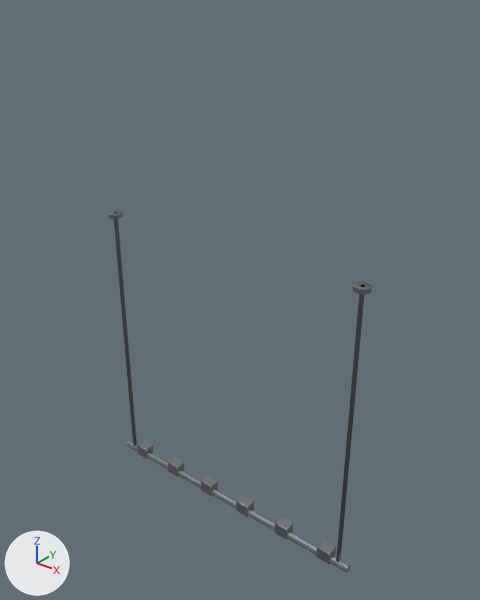
The glTF model games/deux-tabliers/assets/modeles/station_ticket_rail.glb as it was, and as the next commit left it.
The view is the same before and after, from a 50 mm lens placed at (0.942, -1.113, 0.562), pointed at (0.028, 0.031, -0.147). The axes (+X, +Y, +Z) are drawn at lower left. The lights are the same throughout. The picture after the commit comes second. Vertices at exactly the same position are counted once.

Script lines for the objects in view, before the commit:
```python
me_station_ticket_rail = bpy.data.meshes.new('station_ticket_rail')
me_station_ticket_rail.from_pydata(...)  # 216 vertices, 388 faces; spans x -0.4..0.4, y -0.02..0.022, z -0.782..0.0
me_station_ticket_rail.materials.append(mat_dt_meubles)
ob_station_ticket_rail = bpy.data.objects.new('station_ticket_rail', me_station_ticket_rail)
ob_station_ticket_rail.location = (0.0, 0.0, 0.0)
```
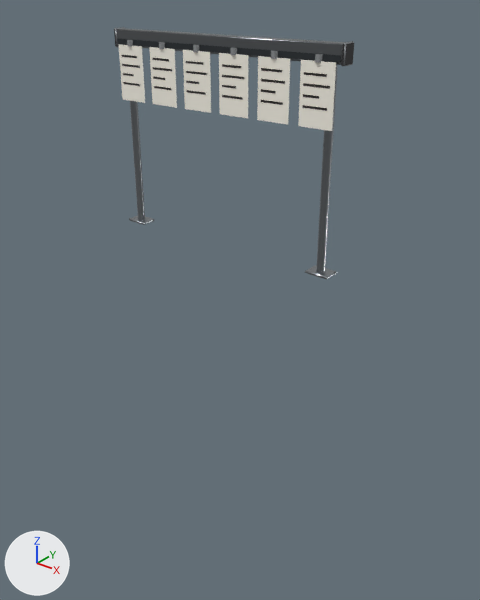
The change, as a list of edits to the scene's bpy script:
```text
Change me_station_ticket_rail:
    remove me_station_ticket_rail.from_pydata(...)  # 216 vertices, 388 faces; spans x -0.4..0.4, y -0.02..0.022, z -0.782..0.0
    add me_station_ticket_rail.from_pydata(...)  # 240 vertices, 424 faces; spans x -0.304..0.304, y -0.022..0.02, z 0.0..0.458
    me_station_ticket_rail part 1: a new loose piece, a 10-sided cylinder along z spanning x -0.279..-0.261, y -0.009..0.009, z 0.006..0.42, in mat_dt_meubles
    me_station_ticket_rail part 2: a new loose piece, a 10-sided cylinder along z spanning x 0.261..0.279, y -0.009..0.009, z 0.006..0.42, in mat_dt_meubles
    me_station_ticket_rail part 3: a new loose piece, a box spanning x -0.294..0.294, y -0.0152..-0.0138, z 0.424..0.436, in mat_dt_meubles
    me_station_ticket_rail part 4: the loose piece of 24 vertices spanning x -0.35..-0.31, y -0.01..0.022, z -0.782..-0.745 is scaled about its middle by (0.145, 1, 1.09), then moved by (0.03, -0.006, 1.202)
    me_station_ticket_rail part 5: the loose piece of 24 vertices spanning x 0.31..0.35, y -0.01..0.022, z -0.782..-0.745 is scaled about its middle by (0.145, 1, 1.09), then moved by (-0.03, -0.006, 1.202)
    me_station_ticket_rail part 6: a new loose piece, a 6-sided cylinder along z spanning x -0.157..-0.142, y -0.022..-0.01, z 0.422..0.436, in mat_dt_meubles
    me_station_ticket_rail part 7: a new loose piece, a 6-sided cylinder along z spanning x -0.058..-0.043, y -0.022..-0.01, z 0.422..0.436, in mat_dt_meubles
    me_station_ticket_rail part 8: a new loose piece, a 6-sided cylinder along z spanning x 0.043..0.058, y -0.022..-0.01, z 0.422..0.436, in mat_dt_meubles
    me_station_ticket_rail part 9: a new loose piece, a 6-sided cylinder along z spanning x 0.142..0.157, y -0.022..-0.01, z 0.422..0.436, in mat_dt_meubles
    me_station_ticket_rail part 10: a new loose piece, a 6-sided cylinder along z spanning x 0.243..0.257, y -0.022..-0.01, z 0.422..0.436, in mat_dt_meubles
    me_station_ticket_rail part 11: a new loose piece of 24 vertices spanning x -0.298..-0.242, y -0.02..0.02, z 0.0..0.006, in mat_dt_meubles
    me_station_ticket_rail part 12: a new loose piece of 24 vertices spanning x 0.242..0.298, y -0.02..0.02, z 0.0..0.006, in mat_dt_meubles
    me_station_ticket_rail part 13: a new loose piece of 24 vertices spanning x -0.3..0.3, y -0.014..0.014, z 0.42..0.456, in mat_dt_meubles
    me_station_ticket_rail part 14: 9 loose pieces with 168 vertices, spanning x -0.4..0.4, y -0.02..0.022, z -0.782..0.0, are deleted
    other edits to the shape of me_station_ticket_rail do not show in these pictures
Add ob_ticket_5:
    ob_ticket_5 = bpy.data.objects.new('ticket_5', me_ticket_5)  # 24 vertices, 20 faces; spans x 0.212..0.288, y -0.0187..-0.0175, z 0.302..0.424
    ob_ticket_5.location = (0.0, 0.0, 0.0)
Add ob_ticket_4:
    ob_ticket_4 = bpy.data.objects.new('ticket_4', me_ticket_4)  # 24 vertices, 20 faces; spans x 0.112..0.188, y -0.0187..-0.0175, z 0.302..0.424
    ob_ticket_4.location = (0.0, 0.0, 0.0)
Add ob_ticket_3:
    ob_ticket_3 = bpy.data.objects.new('ticket_3', me_ticket_3)  # 24 vertices, 20 faces; spans x 0.012..0.088, y -0.0187..-0.0175, z 0.302..0.424
    ob_ticket_3.location = (0.0, 0.0, 0.0)
Add ob_ticket_2:
    ob_ticket_2 = bpy.data.objects.new('ticket_2', me_ticket_2)  # 24 vertices, 20 faces; spans x -0.088..-0.012, y -0.0187..-0.0175, z 0.302..0.424
    ob_ticket_2.location = (0.0, 0.0, 0.0)
Add ob_ticket_1:
    ob_ticket_1 = bpy.data.objects.new('ticket_1', me_ticket_1)  # 24 vertices, 20 faces; spans x -0.188..-0.112, y -0.0187..-0.0175, z 0.302..0.424
    ob_ticket_1.location = (0.0, 0.0, 0.0)
Add ob_ticket_0:
    ob_ticket_0 = bpy.data.objects.new('ticket_0', me_ticket_0)  # 24 vertices, 20 faces; spans x -0.288..-0.212, y -0.0187..-0.0175, z 0.302..0.424
    ob_ticket_0.location = (0.0, 0.0, 0.0)
```

Location of each change, [x1, y1, x2, y2] in pixels of the pictures (480 x 600 px; the box of a moved part takes in the faces that stretch with it):
'station_ticket_rail', reshaped (9% narrower, 30% shorter)
    before: [108, 211, 372, 573]
    after: [114, 27, 354, 279]
'ticket_5', added
    after: [298, 60, 336, 131]
'ticket_4', added
    after: [257, 56, 290, 124]
'ticket_3', added
    after: [219, 53, 249, 118]
'ticket_2', added
    after: [183, 50, 211, 113]
'ticket_1', added
    after: [149, 47, 177, 108]
'ticket_0', added
    after: [119, 44, 145, 103]
part 1 of me_station_ticket_rail, added
    after: [130, 101, 145, 220]
part 2 of me_station_ticket_rail, added
    after: [316, 64, 337, 272]
part 3 of me_station_ticket_rail, added
    after: [117, 39, 341, 63]
part 4 of me_station_ticket_rail, moved or reshaped
    before: [137, 440, 154, 459]
    after: [114, 27, 125, 47]
part 5 of me_station_ticket_rail, moved or reshaped
    before: [316, 540, 336, 564]
    after: [341, 41, 354, 66]
part 6 of me_station_ticket_rail, added
    after: [159, 42, 165, 49]
part 7 of me_station_ticket_rail, added
    after: [193, 44, 200, 52]
part 8 of me_station_ticket_rail, added
    after: [230, 47, 237, 55]
part 9 of me_station_ticket_rail, added
    after: [271, 50, 278, 59]
part 10 of me_station_ticket_rail, added
    after: [315, 54, 323, 63]
part 11 of me_station_ticket_rail, added
    after: [129, 216, 154, 225]
part 12 of me_station_ticket_rail, added
    after: [305, 265, 337, 279]
part 13 of me_station_ticket_rail, added
    after: [116, 28, 343, 65]
part 14 of me_station_ticket_rail, deleted
    before: [108, 211, 372, 573]
